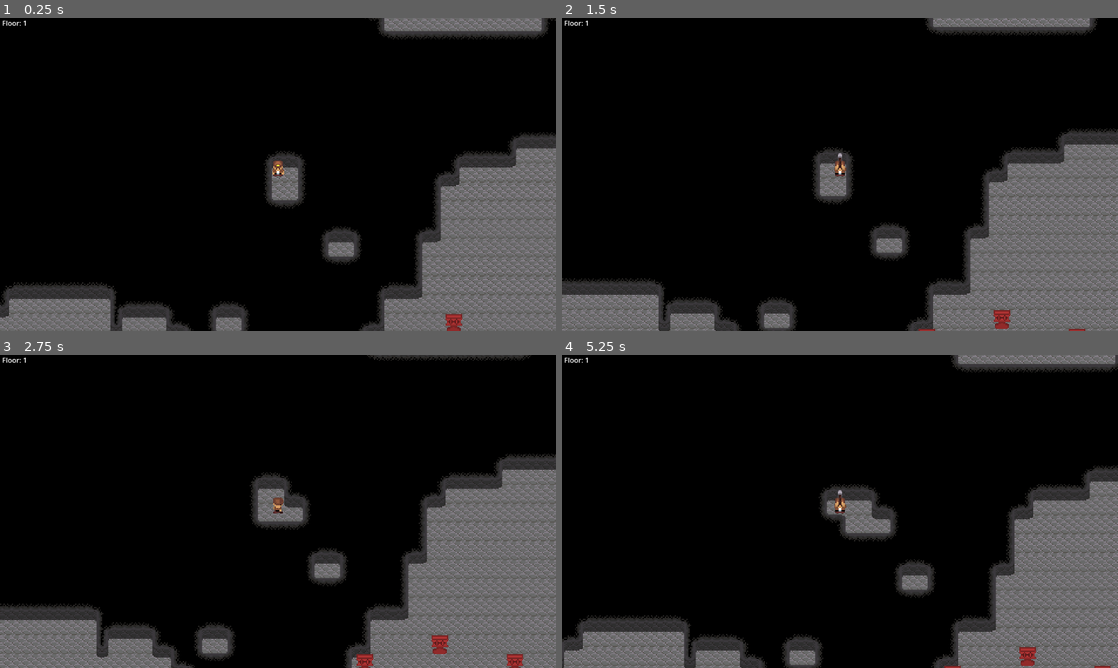
Above: before the commit, frames 1-4 (two rows, left to right).
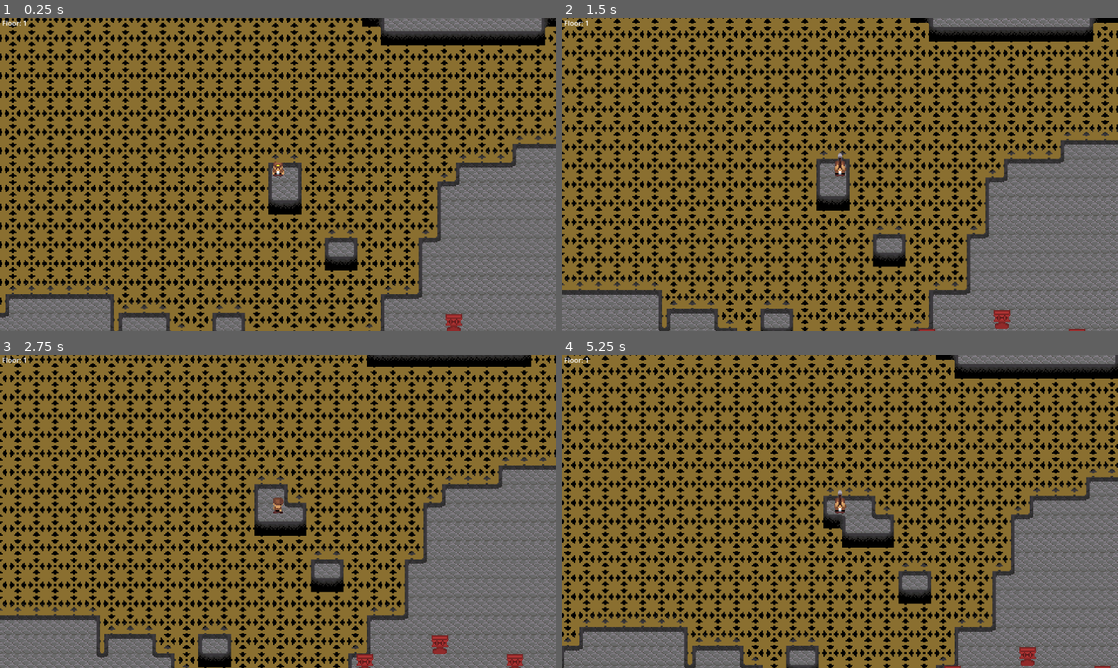
Above: after the commit, the same moments.

Repository: ethanbaedke/Mining-Game
Game: Godot game, scene res://game_manager.tscn
The game is run twice, just before and just after one commit, with the same random seed, the same clock (stepped at 60 frames per second) and the same inputs.
Inputs:
- Up to frame 1 (0.25 s): no input
- Up to frame 2 (1.5 s): tap Enter at 0.5 s; hold Right (move_right) 0.53-1.28 s; tap C (use_pickaxe) at 0.6, 1.35 s; hold Down (move_down) from 1.28 s (still down)
- Up to frame 3 (2.75 s): release Down (move_down) at 2.03 s; hold Right (move_right) from 2.03 s (still down); tap C (use_pickaxe) at 2.1 s
- Up to frame 4 (5.25 s): release Right (move_right) at 2.78 s; hold Up (move_up) 2.78-3.53 s; tap C (use_pickaxe) every 0.75 s from 2.85 to 5.1 s; hold Left (move_left) 3.53-5.03 s; hold Down (move_down) from 5.03 s (still down)

The runs differ from the first frame. In frame 1, 64% of the frame differs, in the area x 0-100%, y 0-100%; in frame 2, 63%; in frame 3, 61%; in frame 4, 64%.

Commit message:
In progress - changed dash enemy to cannonhead enemy and started raycasting for head throw.

Diff:
--- /dev/null
+++ b/mining-game/cannonhead_enemy.gd
@@ -0,0 +1,77 @@
+class_name CannonheadEnemy extends Node2D
+
+@onready var _head:Area2D = $Head
+
+# This distance is measured in cells.
+const HEAD_THROW_MAX_DISTANCE:int = 10
+const HEAD_THROW_LEFT_FAR_OFFSET:Vector2 = Vector2(-HEAD_THROW_MAX_DISTANCE * 16.0, 0.0)
+const HEAD_THROW_RIGHT_FAR_OFFSET:Vector2 = Vector2(HEAD_THROW_MAX_DISTANCE * 16.0, 0.0)
+const HEAD_THROW_UP_FAR_OFFSET:Vector2 = Vector2(0.0, -HEAD_THROW_MAX_DISTANCE * 16.0)
+const HEAD_THROW_DOWN_FAR_OFFSET:Vector2 = Vector2(0.0, HEAD_THROW_MAX_DISTANCE * 16.0)
+const HEAD_THROW_COOLDOWN:float = 1.0
+
+enum ThrowingDirection { LEFT, RIGHT, UP, DOWN }
+
+# Used for random decision making.
+var _rng:RandomNumberGenerator = RandomNumberGenerator.new()
+
+var _head_throwing_direction:ThrowingDirection = ThrowingDirection.DOWN
+var _throwing_head:bool = false
+var _head_throw_cooldown_timer:float = HEAD_THROW_COOLDOWN
+
+func _physics_process(delta: float) -> void:
+
+	if (_head_throw_cooldown_timer > 0.0):
+		_head_throw_cooldown_timer -= delta
+	elif (!_throwing_head):
+		_start_head_throw()
+
+func _draw() -> void:
+
+	# Only draw if we have visible collision shapes checked in the editor.
+	if (get_tree().debug_collisions_hint):
+		draw_line(Vector2(0.0, 0.0), HEAD_THROW_LEFT_FAR_OFFSET, Color.RED, 1.0)
+		draw_line(Vector2(0.0, 0.0), HEAD_THROW_RIGHT_FAR_OFFSET, Color.RED, 1.0)
+		draw_line(Vector2(0.0, 0.0), HEAD_THROW_UP_FAR_OFFSET, Color.RED, 1.0)
+		draw_line(Vector2(0.0, 0.0), HEAD_THROW_DOWN_FAR_OFFSET, Color.RED, 1.0)
+
+func _start_head_throw() -> void:
+
+	_throwing_head = true
+
+	# Select a random direction to throw the head.
+	# TESTING: Only throws left right now.
+	_head_throwing_direction = randi_range(0, 3) as ThrowingDirection
+
+	var space_state:PhysicsDirectSpaceState2D = get_world_2d().direct_space_state
+	match (_head_throwing_direction):
+		ThrowingDirection.LEFT:
+			var query:PhysicsRayQueryParameters2D = PhysicsRayQueryParameters2D.create(Vector2.ZERO, HEAD_THROW_LEFT_FAR_OFFSET)
+			var result:Dictionary = space_state.intersect_ray(query)
+			print(result)
+		ThrowingDirection.RIGHT:
+			var query:PhysicsRayQueryParameters2D = PhysicsRayQueryParameters2D.create(Vector2.ZERO, HEAD_THROW_RIGHT_FAR_OFFSET)
+			var result:Dictionary = space_state.intersect_ray(query)
+			print(result)
+		ThrowingDirection.UP:
+			var query:PhysicsRayQueryParameters2D = PhysicsRayQueryParameters2D.create(Vector2.ZERO, HEAD_THROW_UP_FAR_OFFSET)
+			var result:Dictionary = space_state.intersect_ray(query)
+			print(result)
+		ThrowingDirection.DOWN:
+			var query:PhysicsRayQueryParameters2D = PhysicsRayQueryParameters2D.create(Vector2.ZERO, HEAD_THROW_DOWN_FAR_OFFSET)
+			var result:Dictionary = space_state.intersect_ray(query)
+			print(result)
+
+# This handles another body enetering the head or body area's of this enemy.
+# The "body" in the function title does not refer specifically to the body node of the enemy.
+func _handle_body_entered(body:Node2D) -> void:
+
+	# If this enemy touches the player, kill them.
+	if (body is PlayerCharacter):
+		body.kill_player()
+
+func _on_head_body_entered(body: Node2D) -> void:
+	_handle_body_entered(body)
+
+func _on_body_body_entered(body: Node2D) -> void:
+	_handle_body_entered(body)
--- a/mining-game/dashing_enemy.tscn
+++ b/mining-game/cannonhead_enemy.tscn
@@ -1,7 +1,7 @@
 [gd_scene format=3 uid="uid://cdntrlsbstvpm"]
 
-[ext_resource type="Texture2D" uid="uid://c8ph8ofod4sta" path="res://dashing_enemy_spritesheet.png" id="1_5r41k"]
-[ext_resource type="Script" uid="uid://btysxomk4twwq" path="res://dashing_enemy.gd" id="1_yl63k"]
+[ext_resource type="Script" uid="uid://btysxomk4twwq" path="res://cannonhead_enemy.gd" id="1_areo8"]
+[ext_resource type="Texture2D" uid="uid://c8ph8ofod4sta" path="res://cannonhead_enemy_spritesheet.png" id="2_w12mx"]
 
 [sub_resource type="RectangleShape2D" id="RectangleShape2D_yl63k"]
 size = Vector2(12, 5)
@@ -9,8 +9,8 @@
 [sub_resource type="RectangleShape2D" id="RectangleShape2D_5r41k"]
 size = Vector2(10, 3)
 
-[node name="DashingEnemy" type="Node2D" unique_id=1273210817]
-script = ExtResource("1_yl63k")
+[node name="CannonheadEnemy" type="Node2D" unique_id=1273210817]
+script = ExtResource("1_areo8")
 
 [node name="Head" type="Area2D" parent="." unique_id=1132862508]
 position = Vector2(0, -6)
@@ -19,7 +19,7 @@
 
 [node name="Sprite2D" type="Sprite2D" parent="Head" unique_id=1117944061]
 position = Vector2(0, 1)
-texture = ExtResource("1_5r41k")
+texture = ExtResource("2_w12mx")
 region_enabled = true
 region_rect = Rect2(16, 0, 16, 16)
 
@@ -33,7 +33,7 @@
 
 [node name="BodySprite" type="Sprite2D" parent="Body" unique_id=1154763131]
 position = Vector2(0, -5)
-texture = ExtResource("1_5r41k")
+texture = ExtResource("2_w12mx")
 region_enabled = true
 region_rect = Rect2(0, 0, 16, 16)
 
--- a/mining-game/dashing_enemy.gd
+++ /dev/null
@@ -1,13 +0,0 @@
-class_name DashingEnemy extends Node2D
-
-func _handle_body_entered(body:Node2D) -> void:
-
-	# If this enemy touches the player, kill them.
-	if (body is PlayerCharacter):
-		body.kill_player()
-
-func _on_head_body_entered(body: Node2D) -> void:
-	_handle_body_entered(body)
-
-func _on_body_body_entered(body: Node2D) -> void:
-	_handle_body_entered(body)
--- a/mining-game/mine_level.gd
+++ b/mining-game/mine_level.gd
@@ -9,7 +9,7 @@
 @onready var player_camera:Camera2D = $PlayerCharacter/Camera2D
 
 const CAVE_HOLE_SCENE:PackedScene = preload("res://cave_hole.tscn")
-const DASHING_ENEMY_SCENE:PackedScene = preload("res://dashing_enemy.tscn")
+const CANNONHEAD_ENEMY_SCENE:PackedScene = preload("res://cannonhead_enemy.tscn")
 
 const MAP_WIDTH:int = 64
 const MAP_HEIGHT:int = 64
@@ -148,11 +148,11 @@
 	for y:int in range(MAP_HEIGHT):
 		for x:int in range(MAP_WIDTH):
 
-			# For each empty cell, there is a 1% chance to spawn a dashing enemy.
+			# For each empty cell, there is a 1% chance to spawn a cannonhead enemy.
 			if (map[x + (y * MAP_WIDTH)] == 0 && rng.randi_range(0, 99) == 0):
 
-				# Spawn the dashing enemy.
-				var enemy:DashingEnemy = DASHING_ENEMY_SCENE.instantiate()
+				# Spawn the cannonhead enemy.
+				var enemy:CannonheadEnemy = CANNONHEAD_ENEMY_SCENE.instantiate()
 				enemy.position = Vector2((x * 16) + 8, (y * 16) + 8)
 				self.add_child(enemy)
 
--- a/mining-game/mine_level.tscn
+++ b/mining-game/mine_level.tscn
@@ -15,7 +15,6 @@
 tile_set = ExtResource("2_08n1b")
 
 [node name="WallPhysicalLayer" type="TileMapLayer" parent="." unique_id=865466753]
-visible = false
 z_index = 1
 tile_set = ExtResource("2_08n1b")
 
Renamed: mining-game/dashing_enemy.gd.uid -> mining-game/cannonhead_enemy.gd.uid
Renamed: mining-game/dashing_enemy_spritesheet.png -> mining-game/cannonhead_enemy_spritesheet.png
Not shown, changed: mining-game/cannonhead_enemy_spritesheet.png.import
Not shown, added: Aseprite/cannonhead_enemy_spritesheet.aseprite
Not shown, changed: README.md
